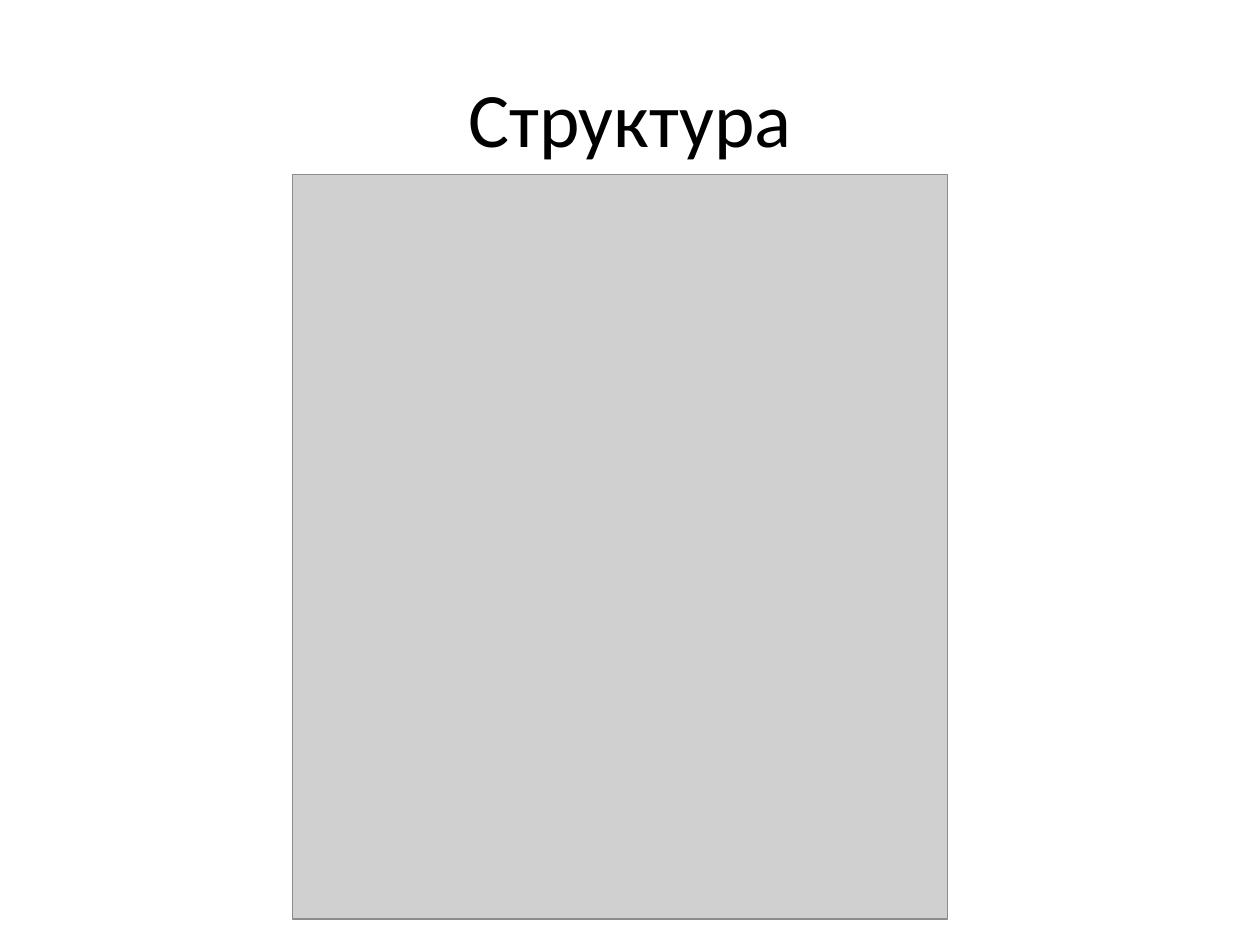
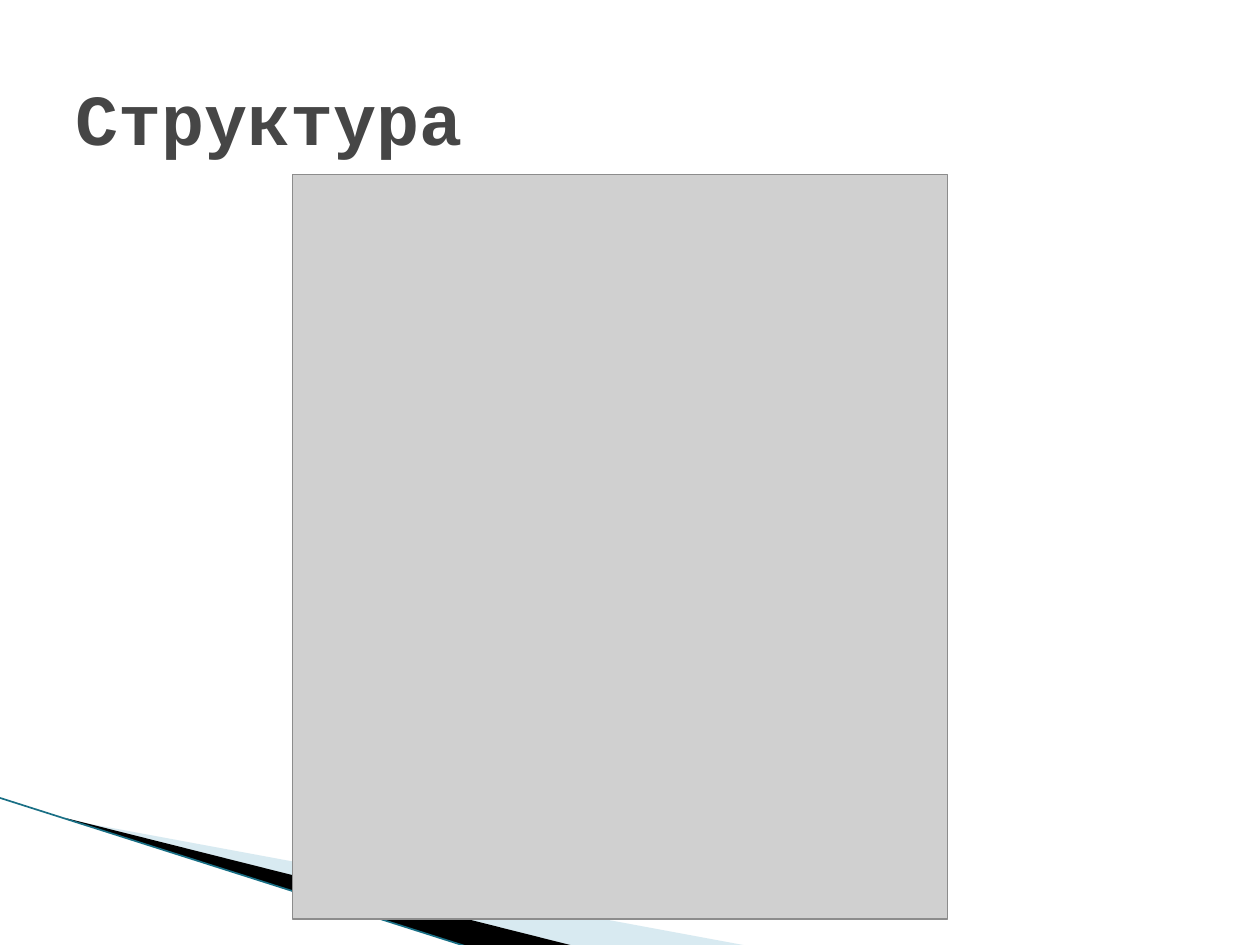
Before and after one commit to DebiKk-tech/DnDnD, a slide deck: slide 3 of Documents/presentation.pptx. Drawn at 1260x945 pixels with LibreOffice and Linux fonts; fonts in the diff are those of the drawing; grey boxes stand for pictures; background and template pictures are left out. Boxes give left, top, right and bottom in pixels: in the first picture for what was removed or moved away, otherwise in the second. Text is boxed around its words. In the diff, an @@ line names an element or a change of style, - is before the commit and + after.

```diff
--- a/Documents/presentation.pptx
+++ b/Documents/presentation.pptx
@@ title "Структура" at [75, 97, 462, 160]: size 44 to 41 pt, font Calibri to Courier New, text colour #000000 to #464646, bold on; alignment centre to left @@
@@ line added from (0, 798) to (467, 945), #97C5D8 0.95 pt @@
@@ freeform shape added at [67, 818, 576, 945], fill #000000 @@
@@ freeform shape added at [69, 819, 750, 945], fill #A0CBDC at 40% opacity @@
```
Also in this commit, not shown: 3 other slides changed, 3 slides added, 1 slide removed, 5 other files.
